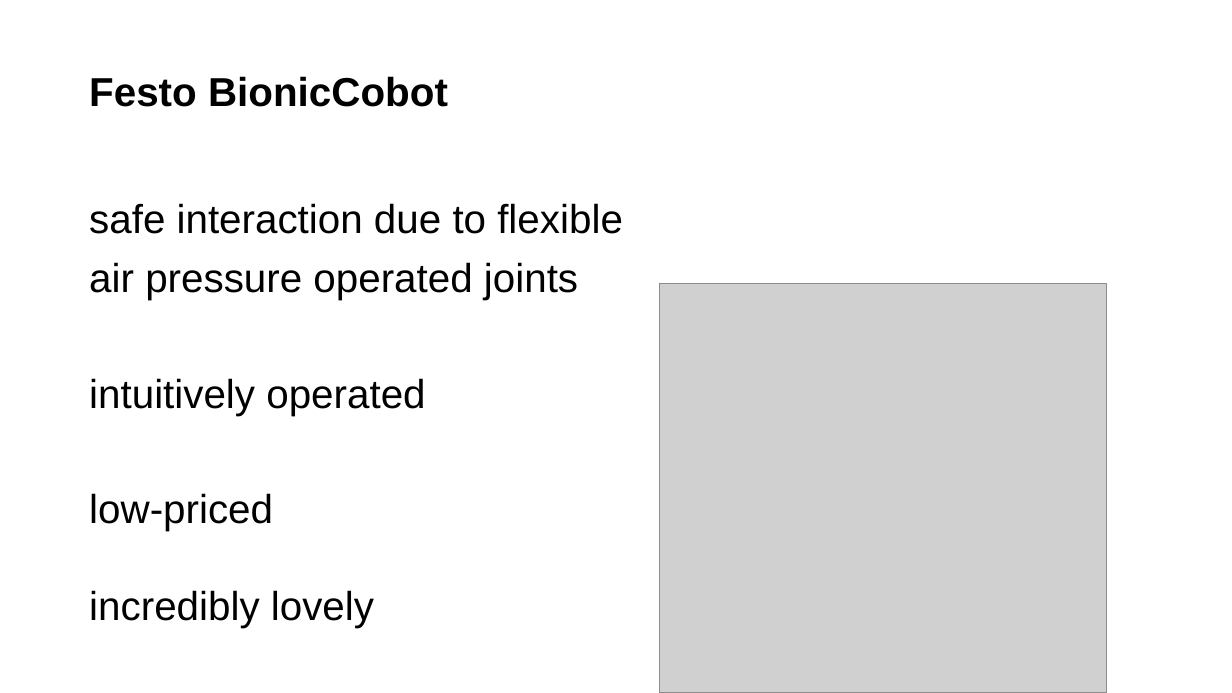
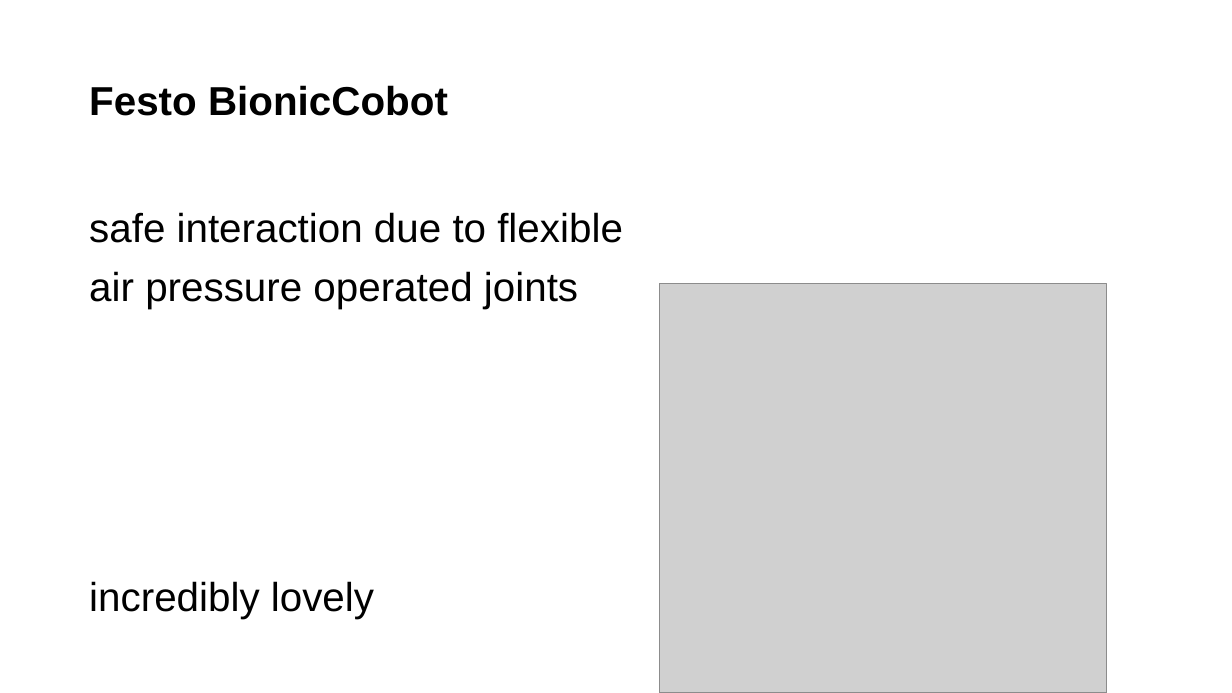
Before and after one commit to anoff/ric, a slide deck: slide 14 of pitch/presentation.odp. Drawn at 1232x693 pixels with LibreOffice and Linux fonts; fonts in the diff are those of the drawing; grey boxes stand for pictures. Boxes give left, top, right and bottom in pixels: in the first picture for what was removed or moved away, otherwise in the second. Text is boxed around its words. In the diff, an @@ line names an element or a change of style, - is before the commit and + after.

Commit message:
updated presentation

```diff
--- a/pitch/presentation.odp
+++ b/pitch/presentation.odp
@@ text at (89, 378, 425, 531): paragraphs removed @@
-intuitively operated
-low-priced
```
Also in this commit, not shown: 1 slide added, 1 slide removed.
